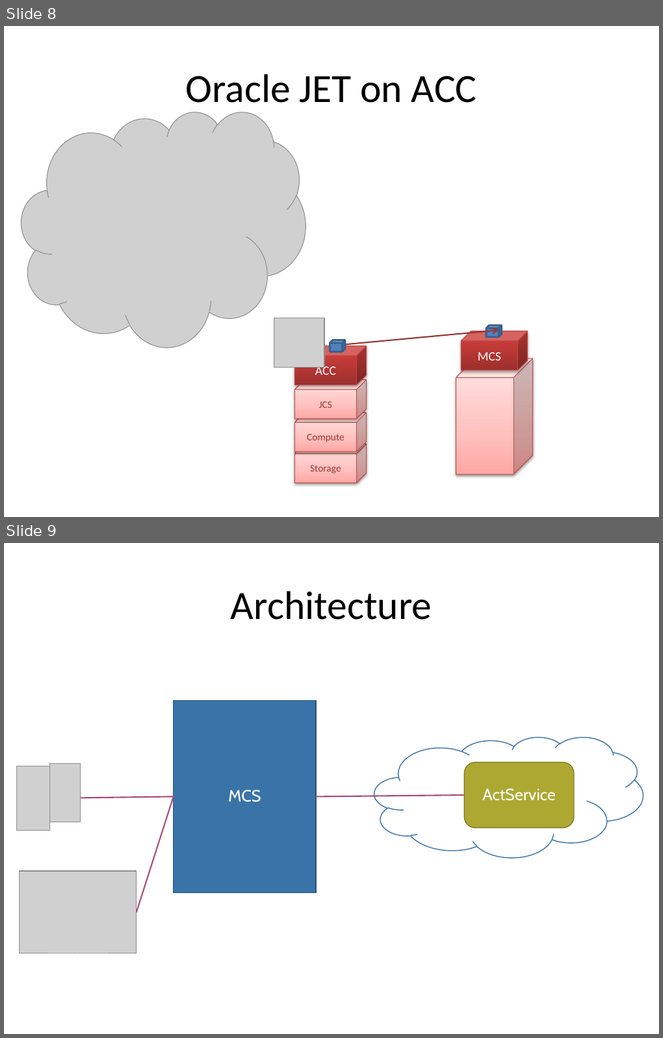
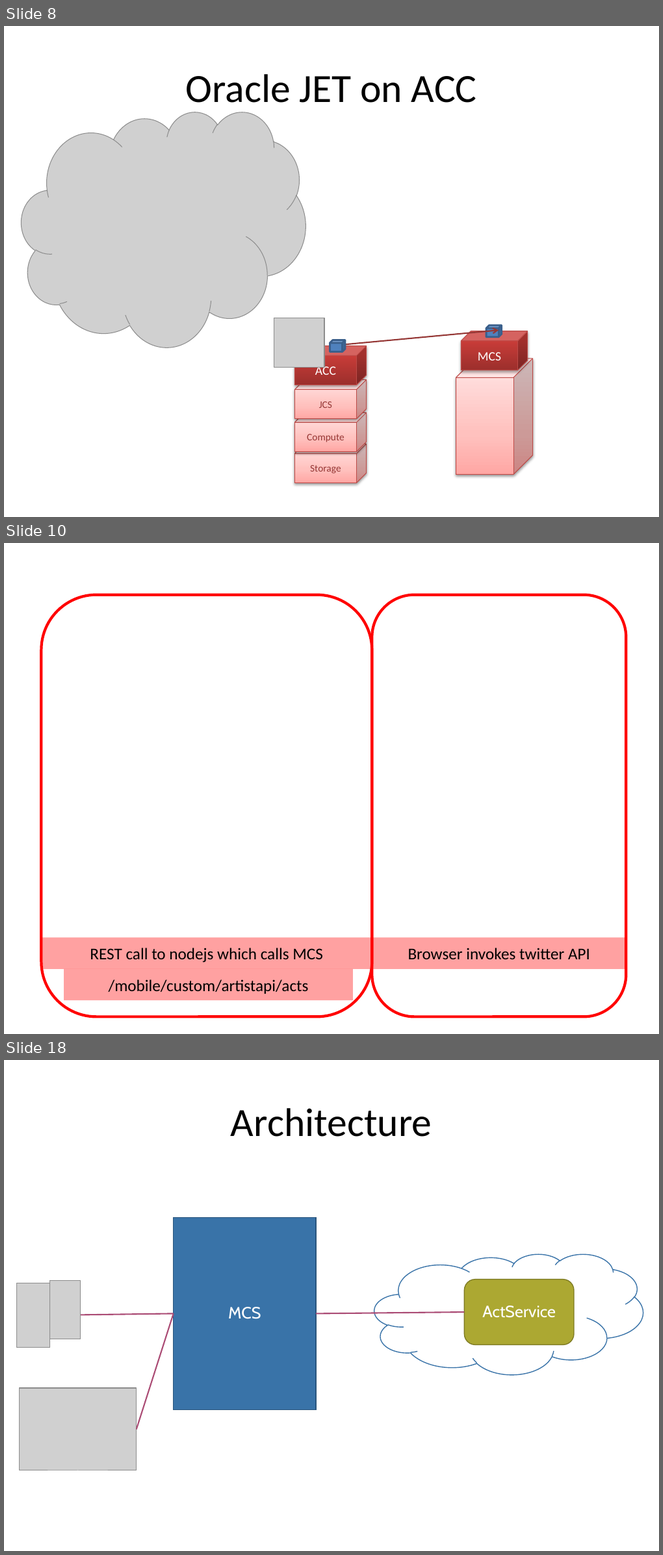
Before and after one commit to lucasjellema/aced-cloud-demo-ofmw2016-valencia, a slide deck: soaring-through-the-clouds-ofmw-forum2016-valencia-demo.pptx. Shown one above the other, each under a label of ours: slides 8 and 9 before the commit, slides 8, 10 and 18 after it; the slides between them are not shown. The pictures are 663x1038 and 663x1555 pixels, drawn with LibreOffice and Linux fonts; fonts in the diff are those of the drawing; grey boxes stand for pictures; background and template pictures are left out. Boxes give left, top, right and bottom in pixels: in the first picture for what was removed or moved away, otherwise in the second. Text is boxed around its words. In the diff, an @@ line names an element or a change of style, - is before the commit and + after.

```diff
--- a/soaring-through-the-clouds-ofmw-forum2016-valencia-demo.pptx
+++ b/soaring-through-the-clouds-ofmw-forum2016-valencia-demo.pptx
@@ slide 10 added at (4, 543, 659, 1034), background picture (left out) @@
@@ rounded rectangle added at (41, 595, 372, 1017), outline #FF0000 3 pt @@
@@ rounded rectangle added at (372, 595, 627, 1017), outline #FF0000 3 pt @@
@@ rectangle added at (41, 938, 372, 969), fill #FF0000 at 37% opacity, 18 pt, text #000000 @@
+REST call to nodejs which calls MCS
@@ rectangle added at (372, 938, 627, 969), fill #FF0000 at 37% opacity, 18 pt, text #000000 @@
+Browser invokes twitter API
@@ rectangle added at (64, 969, 352, 1001), fill #FF0000 at 37% opacity, 18 pt, text #000000 @@
+/mobile/custom/artistapi/acts
@@ what was slide 9 is now slide 18 @@
```
Also in this commit, not shown: 9 other slides added.
